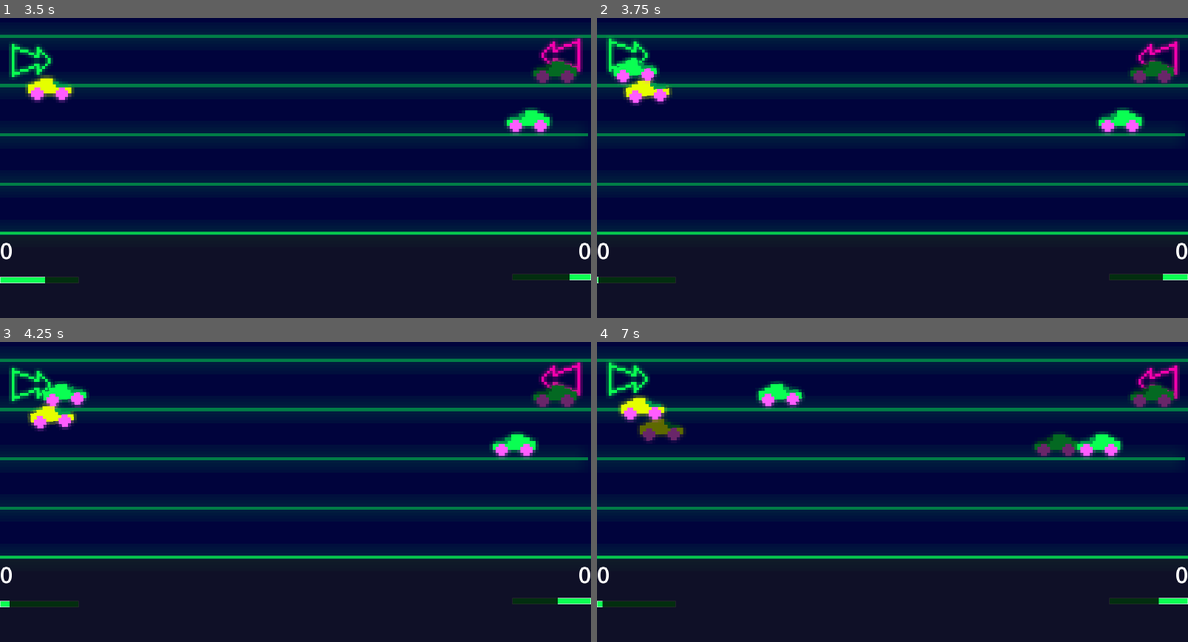
Above: before the commit, frames 1-4 (two rows, left to right).
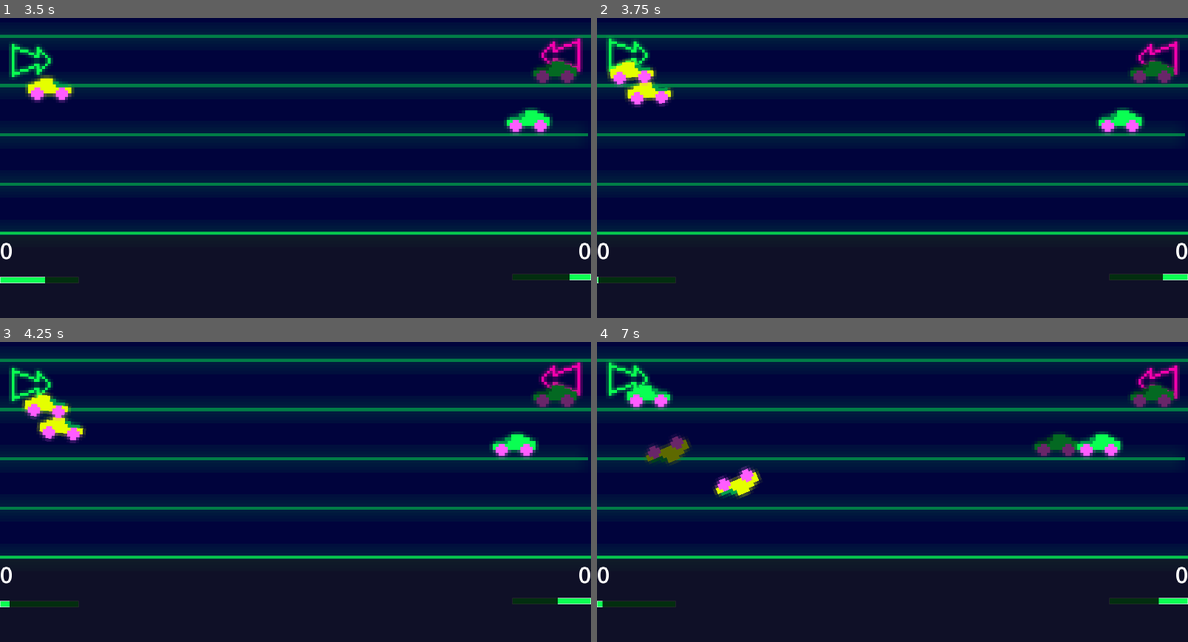
Above: after the commit, the same moments.

Repository: Neppord/battery-pact
Game: Godot game, scene res://main.tscn
Two runs of this game, one before a commit and one after it. Both use one fixed random seed, a clock stepped at 60 frames per second and the inputs below.
Inputs:
- Up to frame 1 (3.5 s): tap Enter (player_2_spawn) at 0.5, 2.1 s; hold D (player_1_right) 0.53-1.28 s; tap Space (player_1_spawn) at 0.6 s; hold S (player_1_down) 1.28-2.03 s; tap Down (player_2_down) at 1.35 s; hold D (player_1_right) 2.03-2.78 s; hold W (player_1_up) from 2.78 s (still down); tap Up (player_2_up) at 2.85 s
- Up to frame 2 (3.75 s): release W (player_1_up) at 3.53 s; hold A (player_1_left) from 3.53 s (still down); tap Space (player_1_spawn) at 3.6 s
- Up to frame 3 (4.25 s): keep holding A (player_1_left)
- Up to frame 4 (7 s): tap one key every 0.75 s from 4.35 s: Down (player_2_down) Enter (player_2_spawn) Up (player_2_up) Space (player_1_spawn); release A (player_1_left) at 5.03 s; hold S (player_1_down) 5.03-5.78 s; hold D (player_1_right) 5.78-6.53 s; hold W (player_1_up) from 6.53 s (still down)

Frame 1 is identical in both runs. In frame 2, 0.8% of the frame differs, in the area x 1-13%, y 13-30%; in frame 3, 1.5%; in frame 4, 2.7%, in the area x 3-36%, y 13-53%.

Commit message:
Let toy selection wrap
Co-authored-by: Karl Wängberg <karlwangberg@gmail.com>

Diff:
--- a/main.gd
+++ b/main.gd
@@ -71,7 +71,7 @@
     $HUD/ChargeBar2.value = progress2 * 100
 
     if Input.is_action_just_pressed("player_1_left"):
-        player_1_toy_index = clampi(player_1_toy_index - 1, 0, toys.size() - 1)
+        player_1_toy_index = (player_1_toy_index - 1) % toys.size()
 
     if Input.is_action_just_pressed("player_1_right"):
-        player_1_toy_index = clampi(player_1_toy_index + 1, 0, toys.size() - 1)
+        player_1_toy_index = (player_1_toy_index + 1) % toys.size()
Not shown, changed: TODO.md
